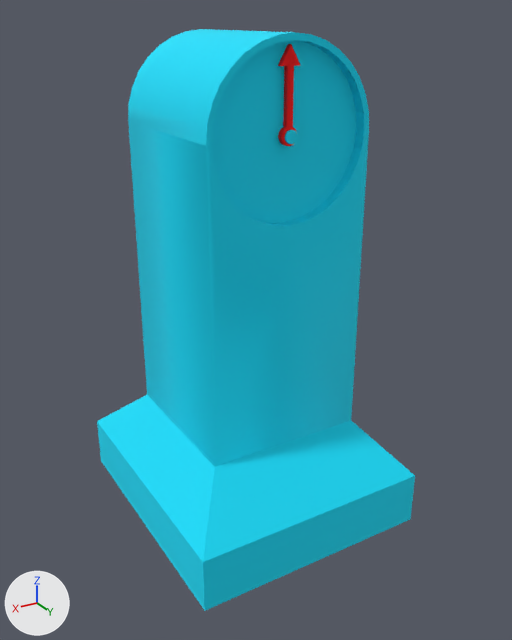
A saved change to the FBX model Assets/ClockTower/ClockTower.FBX.
Both versions are drawn from a 50 mm camera at (2.08, 3.6, 3.08) aimed at (-0.02, 0.1, 1.33). The axes (+X, +Y, +Z) are drawn at lower left. The lights are the same throughout. Where no turn or scale is listed for an object, it has been applied to the vertices.

Names of what the first picture shows: 'Clock', 'Pointer'.
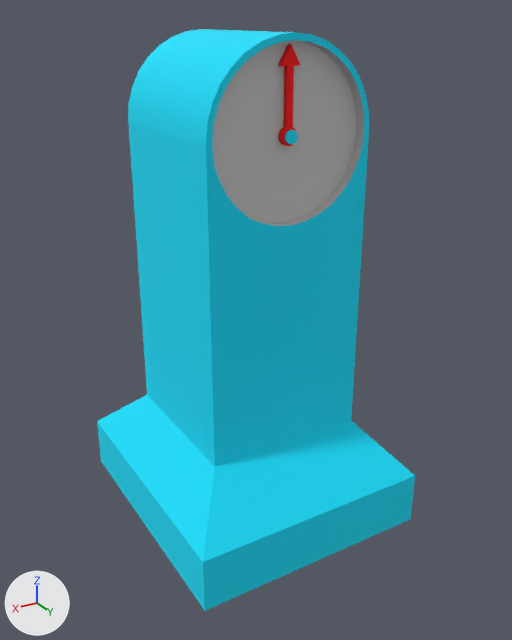
What differs and where, as boxes (x1, y1, x2, y2) in the pictures (512 x 640 px):
'Clock', shading changed, recoloured: (128, 37, 367, 467) in both
part 1 of me_mesh, shading changed: (97, 29, 415, 611) in both
part 2 of me_mesh, recoloured (cyan to grey): (212, 40, 364, 226) in both

Patch to the scene script:
```diff
--- a/Assets/ClockTower/ClockTower.FBX.py
+++ b/Assets/ClockTower/ClockTower.FBX.py
@@ mat_inbase_material @@
+mat_inbase_material = principled_material('InBase Material')
+mat_inbase_material.base_color = (0.588, 0.588, 0.588)  # light grey #cacaca
+mat_inbase_material.roughness = 0.859
@@ me_mesh @@
 me_mesh.from_pydata(...)  # 177 vertices, 207 faces; spans x -0.77..0.77, y -0.85..0.85, z 0.0..3.0
 # used by ob_clock; location = (0.0, 0.0, 0.0)
+# me_mesh part 1: edges marked sharp go from 246 to 218
+# me_mesh part 2: 64 of the faces centred in x -0.46..0.46, y 0.43..0.47, z 2.04..2.96 switch from mat_base_material (cyan #00e0fe) to mat_inbase_material (light grey #cacaca)
```
